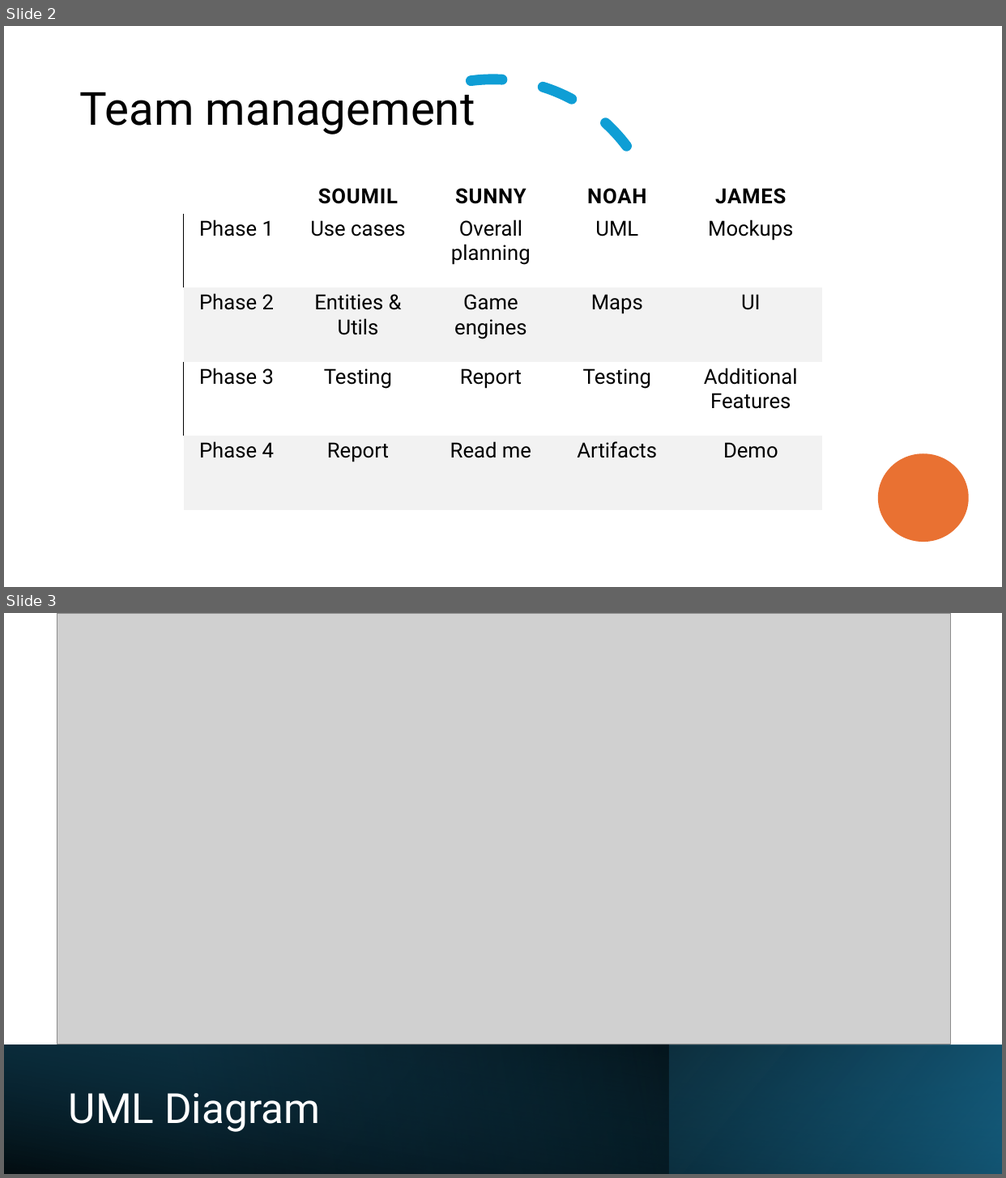
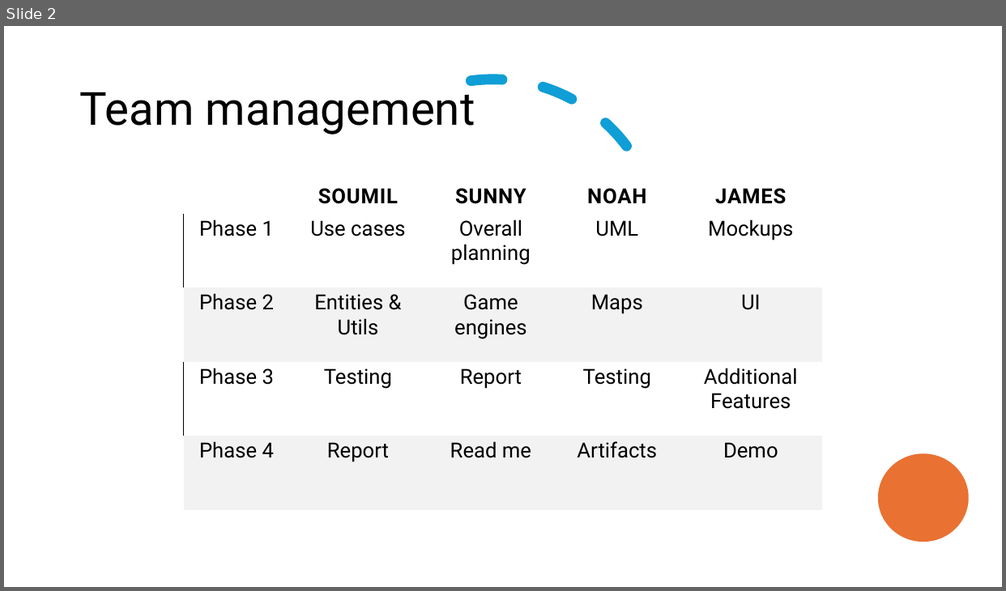
Before and after one commit to Soumil-Makhija/Red-Corridor, a slide deck: slides.pptx. Shown one above the other, each under a label of ours: slides 2 and 3 before the commit, slide 2 after it. The pictures are 1006x1178 and 1006x591 pixels, drawn with LibreOffice and Linux fonts; fonts in the diff are those of the drawing; grey boxes stand for pictures. Boxes give left, top, right and bottom in pixels: in the first picture for what was removed or moved away, otherwise in the second. Text is boxed around its words. In the diff, an @@ line names an element or a change of style, - is before the commit and + after.

Commit message:
Nevermind lol

```diff
--- a/slides.pptx
+++ b/slides.pptx
@@ slide 3 removed at [4,613,1002,1174], background #FFFFFF @@
@@ picture removed at [57,613,951,1044] @@
@@ rectangle removed at [4,1046,1002,1174] @@
@@ rectangle removed at [4,1046,669,1174] @@
@@ rectangle removed at [4,1046,1002,1174] @@
@@ title removed at [69,1093,320,1132] @@
-UML Diagram
```
